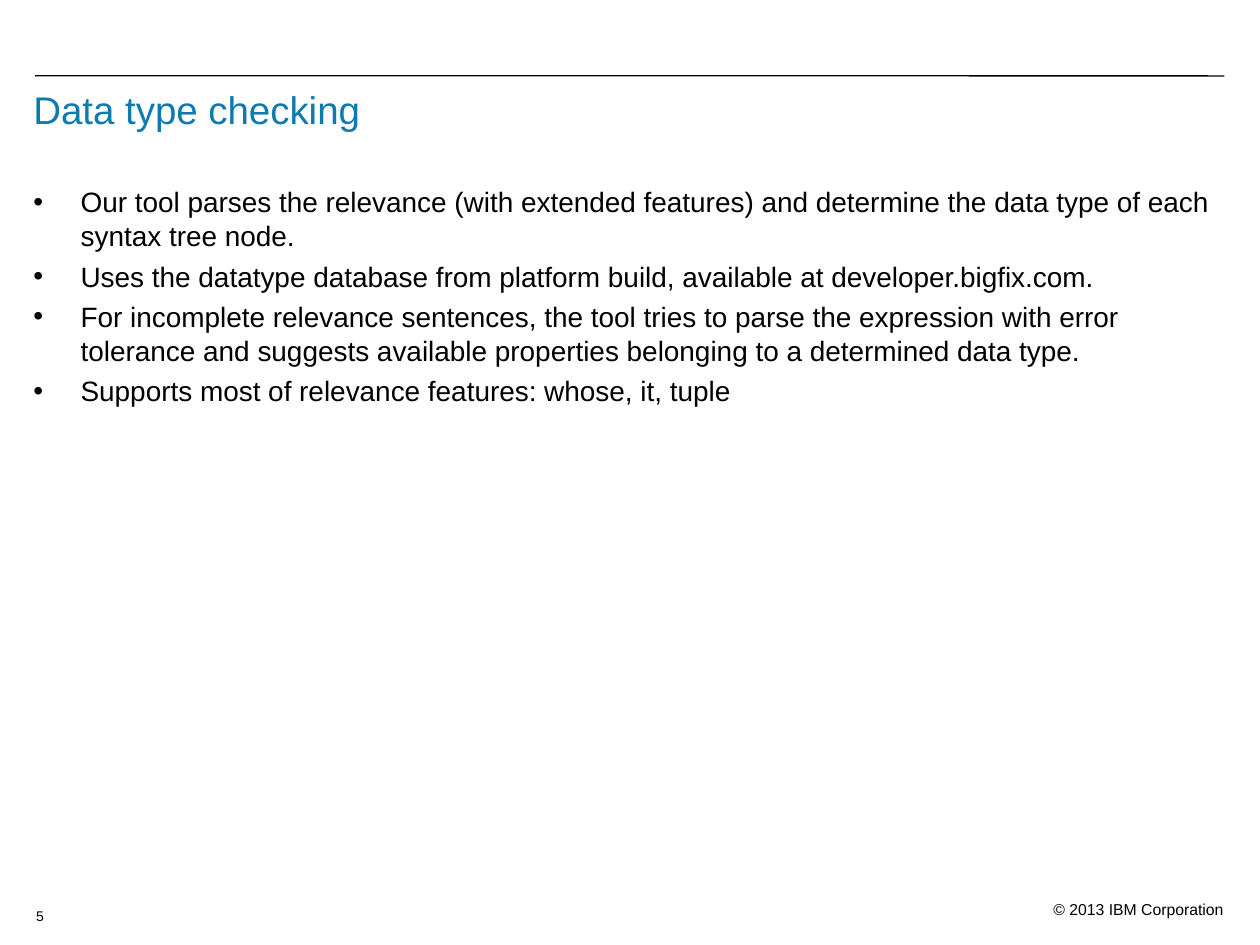
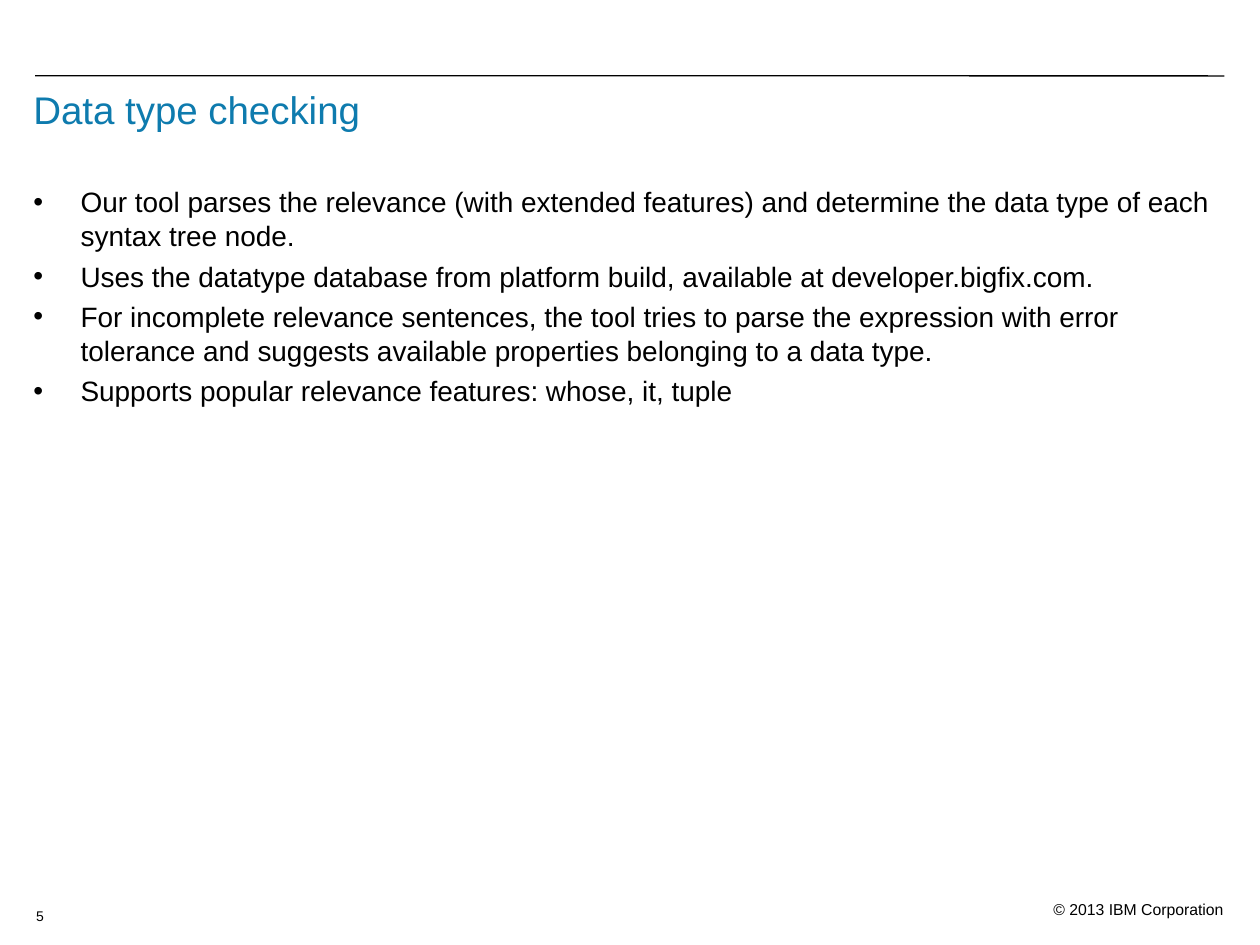
Before and after one commit to baonhan/relevance-tool, a slide deck: slide 5 of relevance_editor.ppt. Drawn at 1260x945 pixels with LibreOffice and Linux fonts; fonts in the diff are those of the drawing; background and template pictures are left out. Boxes give left, top, right and bottom in pixels: in the first picture for what was removed or moved away, otherwise in the second. Text is boxed around its words. In the diff, an @@ line names an element or a change of style, - is before the commit and + after.

```diff
--- a/relevance_editor.ppt
+++ b/relevance_editor.ppt
@@ text at box(81, 306, 1118, 406): text changed @@
-• For incomplete relevance sentences, the tool tries to parse the expression with error tolerance and suggests available properties belonging to a determined data type.
-• Supports most of relevance features: whose, it, tuple
+• For incomplete relevance sentences, the tool tries to parse the expression with error tolerance and suggests available properties belonging to a data type.
+• Supports popular relevance features: whose, it, tuple
```
Also in this commit, not shown: 3 other slides changed, 1 other file.
